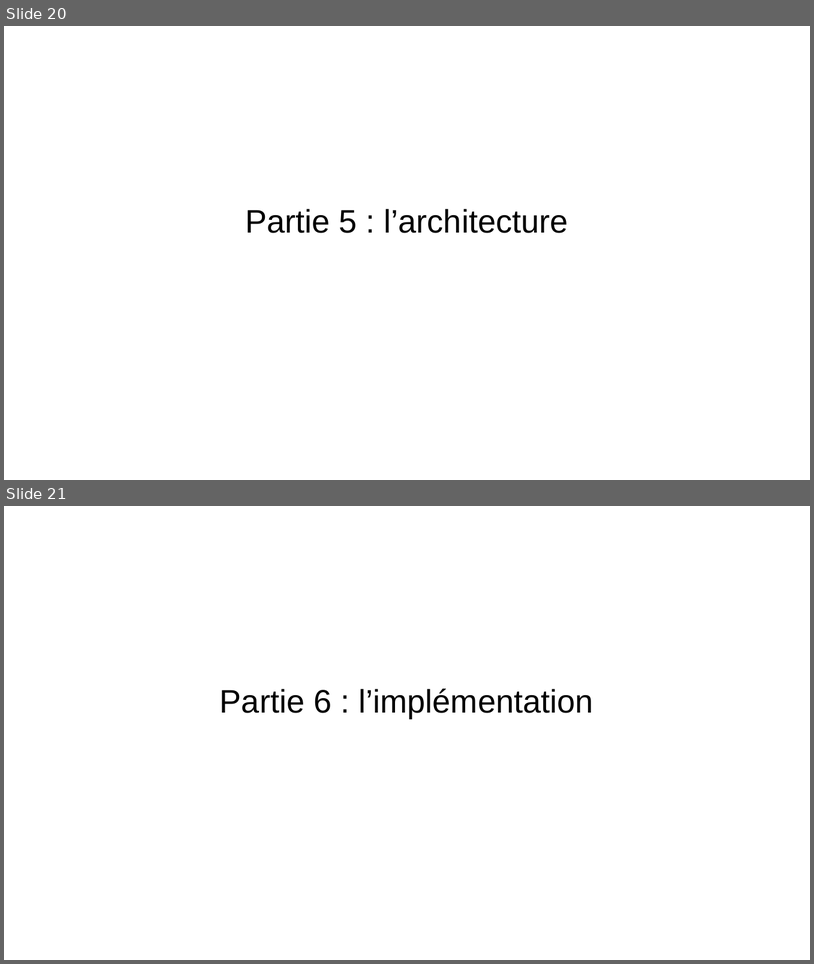
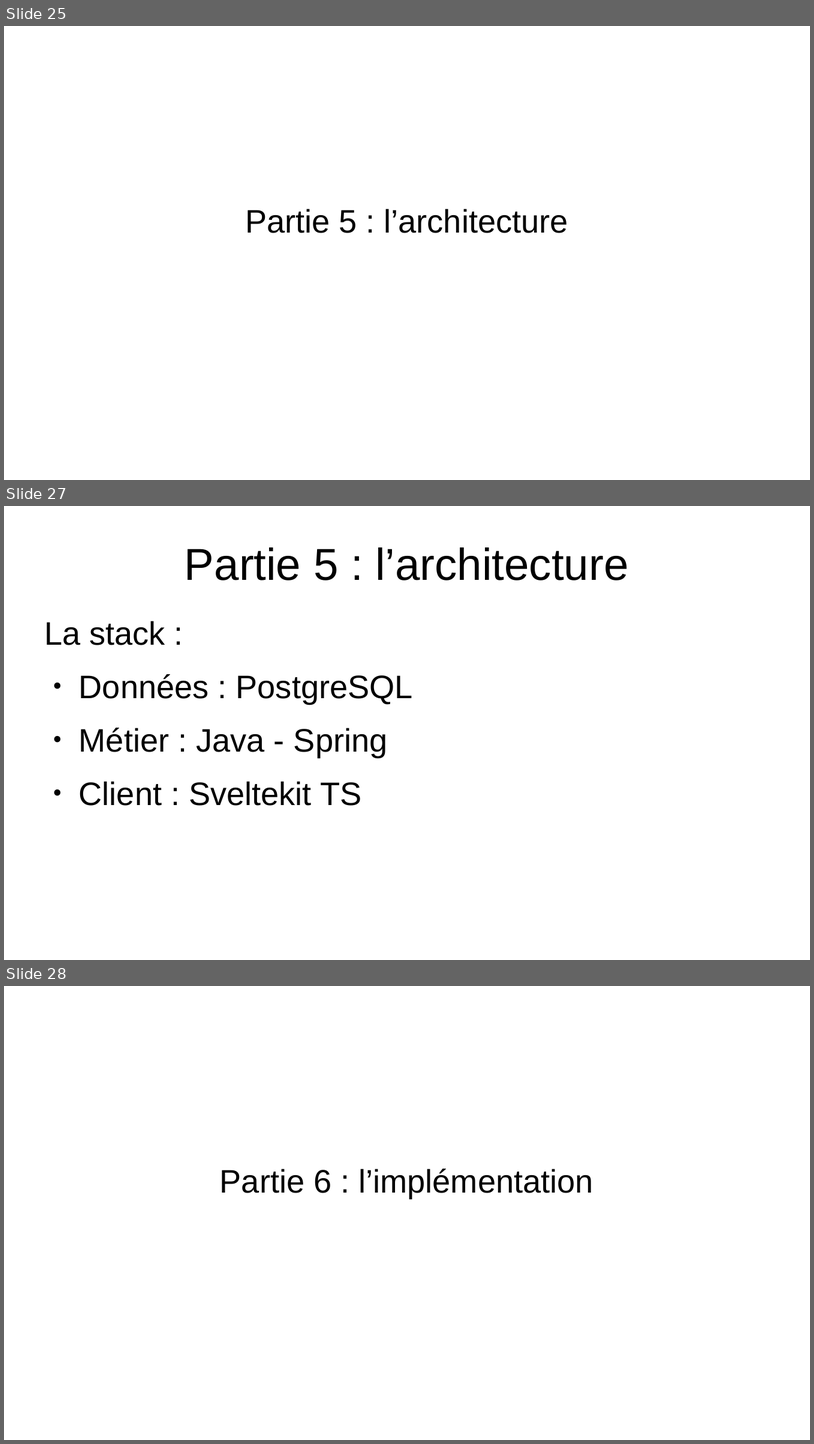
Before and after one commit to EmmaBroudic/Projet-Nooky, a slide deck: doc/Nooky.odp. Shown one above the other, each under a label of ours: slides 20 and 21 before the commit, slides 25, 27 and 28 after it; the slides between them are not shown. The pictures are 814x964 and 814x1444 pixels, drawn with LibreOffice and Linux fonts; fonts in the diff are those of the drawing. Boxes give left, top, right and bottom in pixels: in the first picture for what was removed or moved away, otherwise in the second. Text is boxed around its words. In the diff, an @@ line names an element or a change of style, - is before the commit and + after.

```diff
--- a/doc/Nooky.odp
+++ b/doc/Nooky.odp
@@ slide 27 added at (4,506,810,960), background #FFFFFF @@
@@ title added at (185,547,629,580), 44 pt, text #000000 @@
+Partie 5 : l’architecture
@@ text added at (44,621,413,805), 32 pt, text #000000 @@
+La stack :
+● Données : PostgreSQL
+● Métier : Java - Spring
+● Client : Sveltekit TS
@@ what was slide 20 is now slide 25 @@
@@ what was slide 21 is now slide 28 @@
```
Also in this commit, not shown: 2 slides changed, 28 other slides added, 8 other files.
